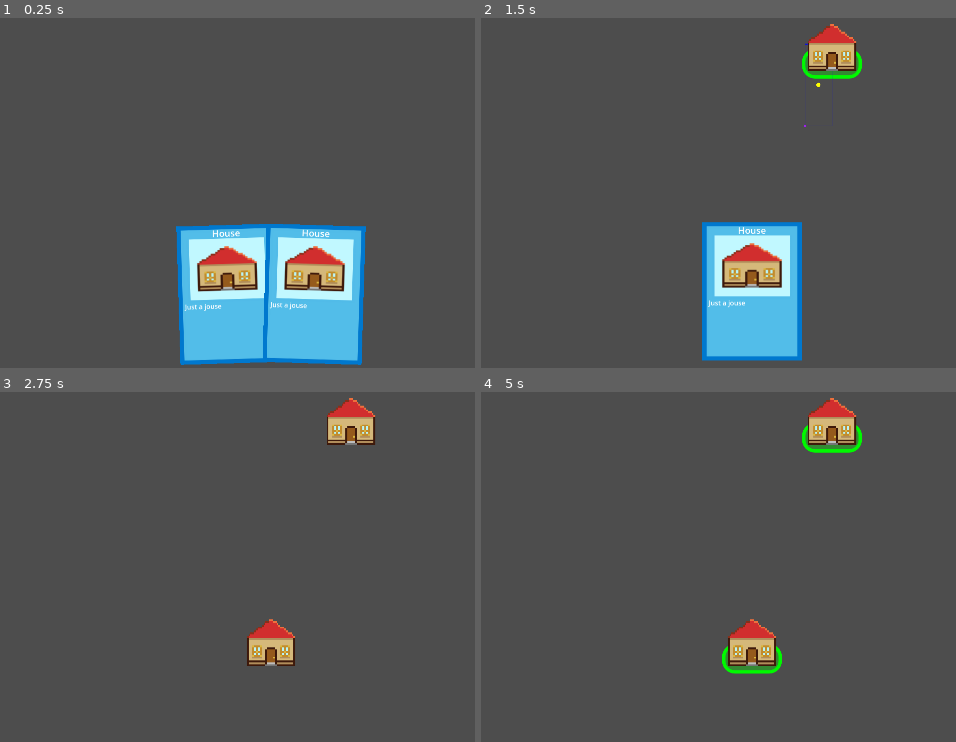
Above: before the commit, frames 1-4 (two rows, left to right).
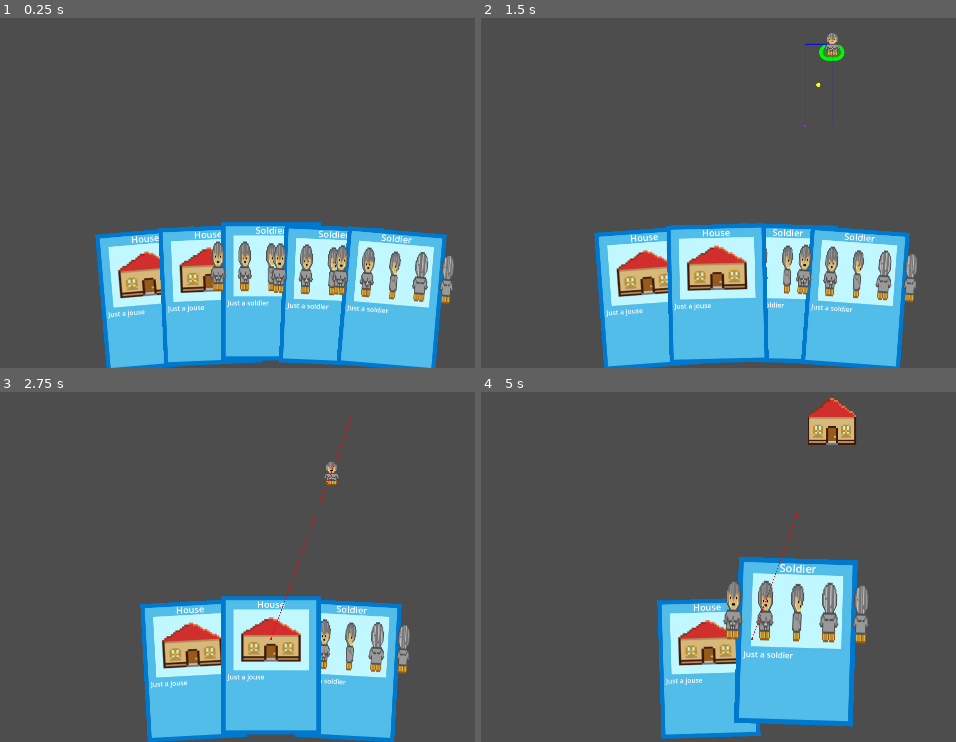
Above: after the commit, the same moments.

Repository: stranker/cardgame
Game: Godot game, scene res://Scenes/test_scene.tscn
Same seed, same stepped clock (60 frames per second), same inputs: the game is played once before the commit and once after it.
Inputs (mouse positions are in pixels of both pictures, inside the frame that each line leads up to):
- Up to frame 1 (0.25 s): no input
- Up to frame 2 (1.5 s): tap Enter at 0.5 s; drag from (709, 294) to (832, 42) at 0.52 s; drag from (832, 42) to (751, 291) at 1.27 s
- Up to frame 3 (2.75 s): move the mouse to (270, 637) at 2.02 s; hold Right mouse button (right_click) from 2.03 s (still down); click (270, 637) at 2.3 s
- Up to frame 4 (5 s): release Right mouse button (right_click) at 2.75 s; drag from (751, 640) to (832, 416) at 2.77 s; move the mouse to (outside the picture) at 3.52 s; click (outside the picture) at 3.6 s; drag from (514, 448) to (751, 640) at 4.27 s

The runs differ from the first frame. In frame 1, 21% of the frame differs, in the area x 20-96%, y 58-100%; in frame 2, 23%, in the area x 23-92%, y 1-100%; in frame 3, 22%; in frame 4, 19%.

Commit message:
Add navigation component to Unit

Diff:
--- a/CardGame/Managers/selection_manager.gd
+++ b/CardGame/Managers/selection_manager.gd
@@ -148,7 +148,6 @@
 	pass
 
 func _unselect_all():
-	print_debug(selected_objects)
 	for obj in selected_objects:
 		obj.get_node("SelectableComponent").deselect()
 	selected_objects.clear()
--- a/CardGame/Objects/Components/navigation_component.gd
+++ b/CardGame/Objects/Components/navigation_component.gd
@@ -11,6 +11,7 @@
 
 func init(new_speed : float):
 	speed = new_speed
+	navigation_agent.max_speed = speed
 	pass
 
 func move_to_target(pos : Vector2):
--- a/CardGame/Objects/Components/navigation_component.tscn
+++ b/CardGame/Objects/Components/navigation_component.tscn
@@ -6,6 +6,8 @@
 script = ExtResource("1_kg6vw")
 
 [node name="NavigationAgent2D" type="NavigationAgent2D" parent="."]
+avoidance_enabled = true
+radius = 20.0
 debug_enabled = true
 debug_path_custom_color = Color(1, 0, 1, 1)
 
--- a/CardGame/Objects/Components/selectable_component.gd
+++ b/CardGame/Objects/Components/selectable_component.gd
@@ -10,13 +10,11 @@
 var is_mouse_inside : bool = false
 
 signal selected()
-signal deselected()
 signal action_target()
 
 func _ready():
 	size = get_child(0).shape.size + size_offset
 	selected.connect(SelectionManager.add_selected_object.bind(get_parent()))
-	deselected.connect(SelectionManager.remove_selected_object.bind(get_parent()))
 	action_target.connect(SelectionManager.on_action_target.bind(get_parent()))
 	select_panel = get_child(1)
 	select_panel.hide()
@@ -30,7 +28,6 @@
 
 func deselect():
 	is_selected = false
-	deselected.emit()
 	select_panel.hide()
 	pass
 
@@ -42,7 +39,6 @@
 
 func _on_input_event(viewport, event : InputEvent, shape_idx):
 	if event.is_action("left_click") and is_mouse_inside:
-		print_debug("_on_input_event")
 		if event.is_pressed():
 			select()
 	pass # Replace with function body.
--- a/CardGame/Objects/Units/unit.gd
+++ b/CardGame/Objects/Units/unit.gd
@@ -1,3 +1,23 @@
 class_name Unit
 
 extends CharacterBody2D
+
+@onready var navigation : NavigationComponent = $NavigationComponent
+
+func _ready():
+	navigation.init(200)
+	navigation.velocity_computed.connect(on_velocity_computed)
+
+func do_action(data : SelectionManager.PointData, multiple_selection : bool):
+	#if data.object:
+	move_to_position(data.position)
+	pass
+
+func move_to_position(pos : Vector2):
+	navigation.move_to_target(pos)
+	pass
+
+func on_velocity_computed(vel : Vector2):
+	velocity = vel
+	move_and_slide()
+	pass
--- a/CardGame/Objects/Units/unit.tscn
+++ b/CardGame/Objects/Units/unit.tscn
@@ -1,9 +1,10 @@
-[gd_scene load_steps=8 format=3 uid="uid://cqgw352wklrr4"]
+[gd_scene load_steps=10 format=3 uid="uid://cqgw352wklrr4"]
 
 [ext_resource type="Script" path="res://Objects/Units/unit.gd" id="1_i3mpu"]
 [ext_resource type="Texture2D" uid="uid://da2exxljc0mm3" path="res://Objects/Units/Soldier.png" id="1_m6fl0"]
 [ext_resource type="PackedScene" uid="uid://bqqxauqfyhslm" path="res://Objects/Components/selectable_component.tscn" id="2_nyxvx"]
 [ext_resource type="PackedScene" uid="uid://bnhp8xorl5mht" path="res://Objects/Components/construct_component.tscn" id="3_324de"]
+[ext_resource type="PackedScene" uid="uid://cfsn81qx1jkhb" path="res://Objects/Components/navigation_component.tscn" id="5_2vgb6"]
 
 [sub_resource type="CapsuleShape2D" id="CapsuleShape2D_ffnn0"]
 radius = 16.0
@@ -11,6 +12,18 @@
 
 [sub_resource type="RectangleShape2D" id="RectangleShape2D_chg2t"]
 size = Vector2(48, 64)
+
+[sub_resource type="StyleBoxFlat" id="StyleBoxFlat_3l2e5"]
+bg_color = Color(0, 1, 0, 0.337255)
+border_width_left = 8
+border_width_top = 8
+border_width_right = 8
+border_width_bottom = 8
+border_color = Color(0, 0.976471, 0, 1)
+corner_radius_top_left = 30
+corner_radius_top_right = 30
+corner_radius_bottom_right = 30
+corner_radius_bottom_left = 30
 
 [sub_resource type="CapsuleShape2D" id="CapsuleShape2D_h2xa8"]
 radius = 16.0
@@ -20,6 +33,7 @@
 script = ExtResource("1_i3mpu")
 
 [node name="Visual" type="Node2D" parent="."]
+texture_filter = 1
 
 [node name="Sprite2D" type="Sprite2D" parent="Visual"]
 texture = ExtResource("1_m6fl0")
@@ -34,8 +48,18 @@
 shape = SubResource("RectangleShape2D_chg2t")
 debug_color = Color(0.350929, 0.483167, 1, 0.42)
 
+[node name="Panel" type="Panel" parent="SelectableComponent"]
+visible = false
+z_index = -1
+offset_left = -31.0
+offset_right = 30.0
+offset_bottom = 40.0
+theme_override_styles/panel = SubResource("StyleBoxFlat_3l2e5")
+
 [node name="ConstructComponent" parent="." instance=ExtResource("3_324de")]
 
 [node name="CollisionShape2D" type="CollisionShape2D" parent="ConstructComponent"]
 shape = SubResource("CapsuleShape2D_h2xa8")
 debug_color = Color(0.787424, 0.101813, 1, 0.42)
+
+[node name="NavigationComponent" parent="." instance=ExtResource("5_2vgb6")]
--- a/CardGame/Objects/card_holder.gd
+++ b/CardGame/Objects/card_holder.gd
@@ -17,11 +17,11 @@
 	global_position.x = half_screen_center.x
 	var unit = load("res://Objects/Cards/unit_data.tres")
 	var house = load("res://Objects/Cards/house_data.tres")
-	#_create_card(unit)
-	#_create_card(unit)
-	#_create_card(unit)
 	_create_card(house)
 	_create_card(house)
+	_create_card(unit)
+	_create_card(unit)
+	_create_card(unit)
 	pass
 
 func _create_card(data : CardData):
--- a/CardGame/Scenes/test_scene.tscn
+++ b/CardGame/Scenes/test_scene.tscn
@@ -12,6 +12,7 @@
 [node name="TestScene" type="Node2D"]
 
 [node name="Map" type="NavigationRegion2D" parent="."]
+y_sort_enabled = true
 navigation_polygon = SubResource("NavigationPolygon_2i3st")
 script = ExtResource("1_xlx38")
 
